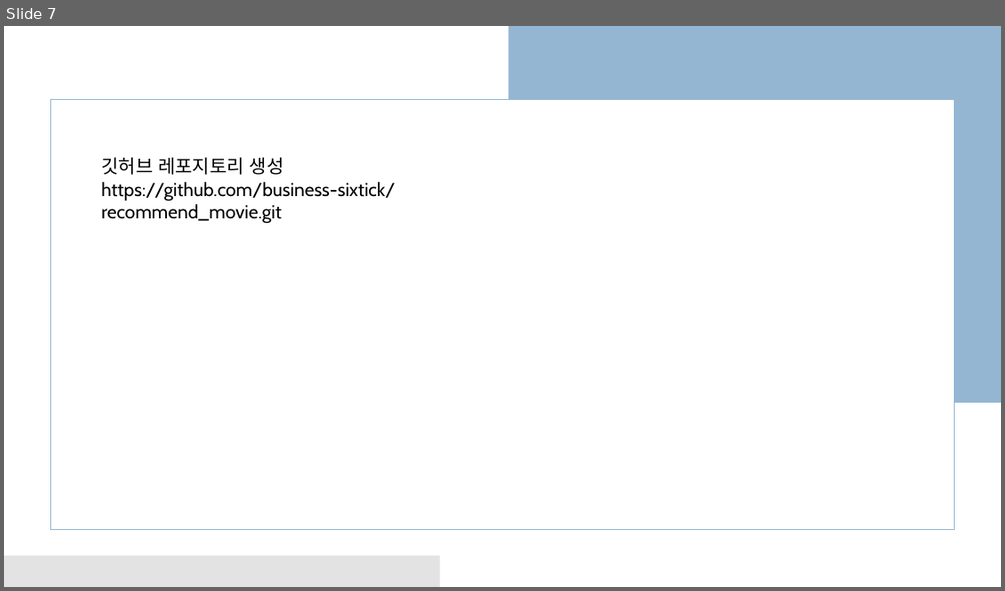
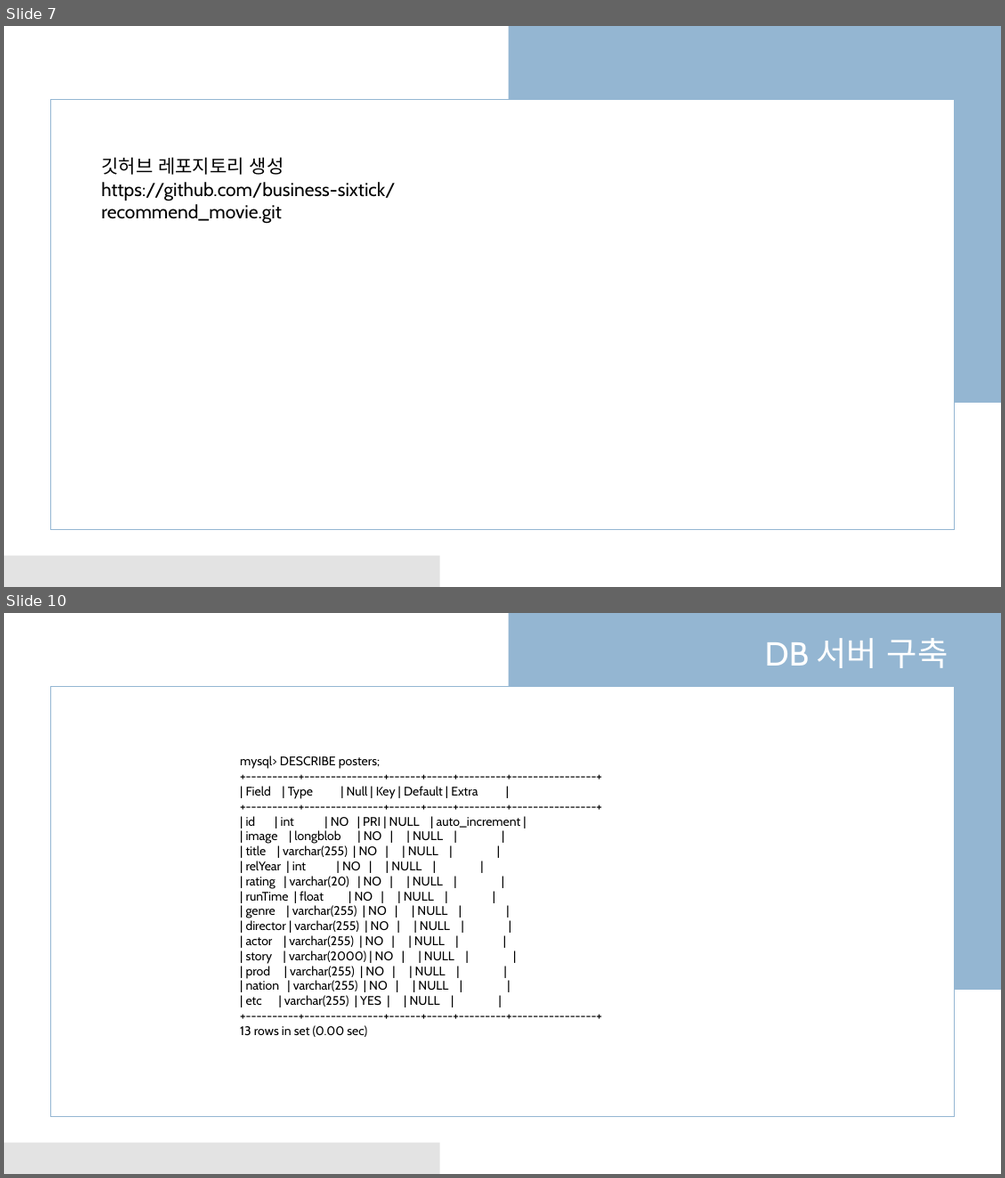
Before and after one commit to business-sixtick/recommend_movie, a slide deck: doc/세종교육_AI프로젝트.pptx. Shown one above the other, each under a label of ours: slide 7 before the commit, slides 7 and 10 after it; the slides between them are not shown. The pictures are 1005x591 and 1005x1178 pixels, drawn with LibreOffice and Linux fonts; fonts in the diff are those of the drawing. Boxes give left, top, right and bottom in pixels: in the first picture for what was removed or moved away, otherwise in the second. Text is boxed around its words. In the diff, an @@ line names an element or a change of style, - is before the commit and + after.

```diff
--- a/doc/세종교육_AI프로젝트.pptx
+++ b/doc/세종교육_AI프로젝트.pptx
@@ slide 10 added at bbox=[4, 613, 1001, 1174], background #FFFFFF; not listed: 3 template elements that a slide beside it also shows @@
@@ text added at bbox=[765, 638, 948, 668], 32 pt, text #FFFFFF @@
+DB 서버 구축
@@ text added at bbox=[240, 755, 521, 1037], 12 pt, text #000000 @@
+mysql> DESCRIBE posters;
++----------+---------------+------+-----+---------+----------------+
+| Field | Type | Null | Key | Default | Extra |
++----------+---------------+------+-----+---------+----------------+
+| id | int | NO | PRI | NULL | auto_increment |
+| image | longblob | NO | | NULL | |
+| title | varchar(255) | NO | | NULL | |
+| relYear | int | NO | | NULL | |
+| rating | varchar(20) | NO | | NULL | |
+| runTime | float | NO | | NULL | |
+| genre | varchar(255) | NO | | NULL | |
+| director | varchar(255) | NO | | NULL | |
+| actor | varchar(255) | NO | | NULL | |
+| story | varchar(2000) | NO | | NULL | |
+| prod | varchar(255) | NO | | NULL | |
+| nation | varchar(255) | NO | | NULL | |
+| etc | varchar(255) | YES | | NULL | |
++----------+---------------+------+-----+---------+----------------+
+13 rows in set (0.00 sec)
```
Also in this commit, not shown: 1 slide changed, 2 other slides added, 1 other file.
